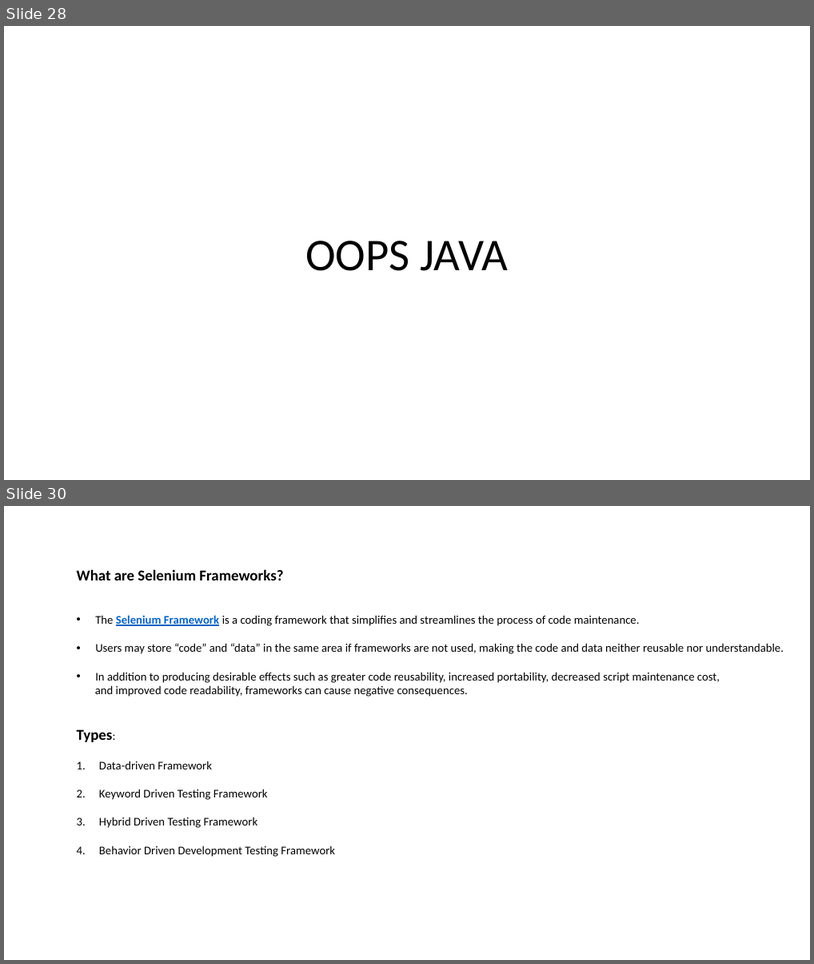
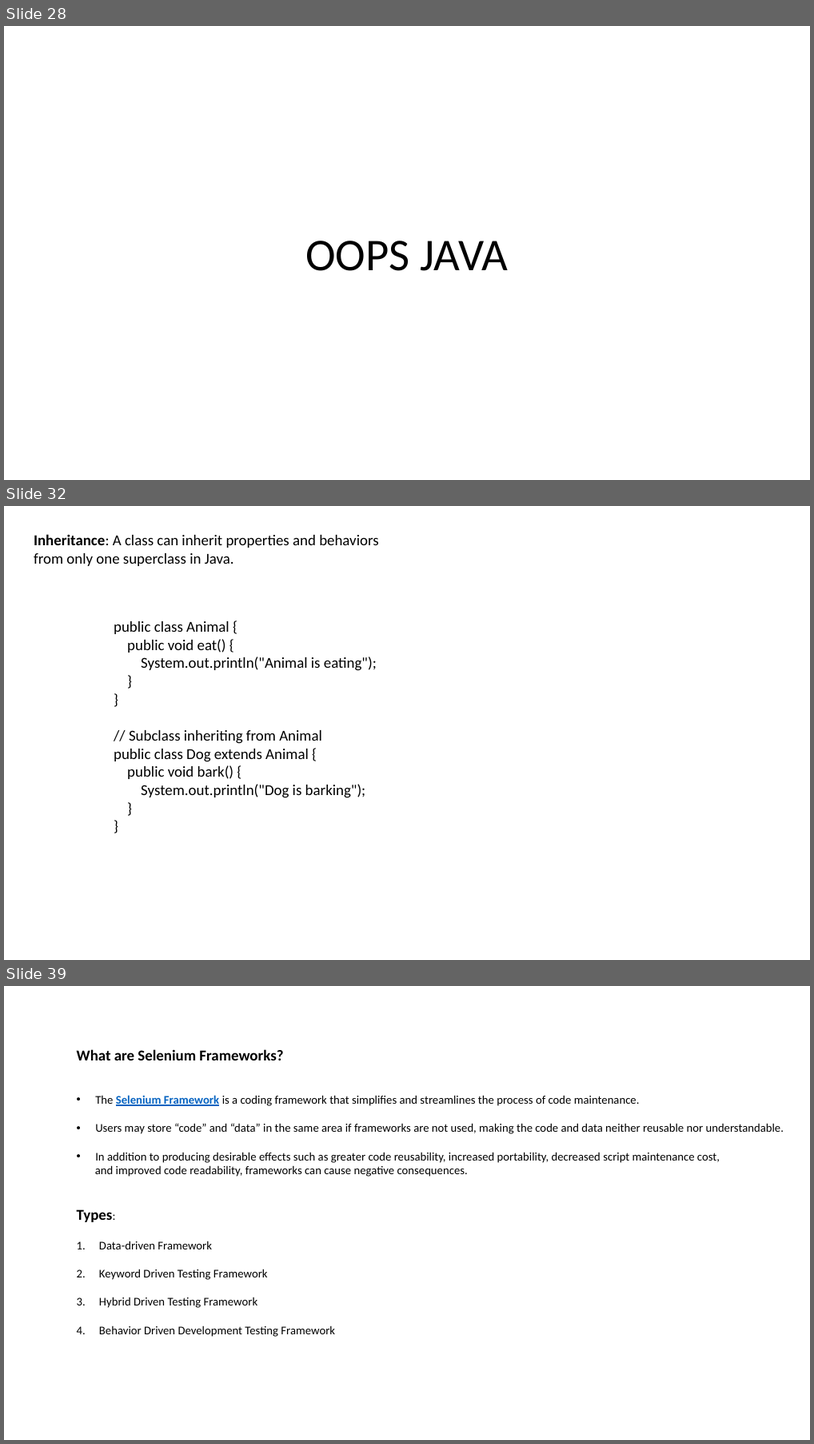
Before and after one commit to SoorajSundar1505/seleniumTraining, a slide deck: Selenium.pptx. Shown one above the other, each under a label of ours: slides 28 and 30 before the commit, slides 28, 32 and 39 after it; the slides between them are not shown. The pictures are 814x964 and 814x1444 pixels, drawn with LibreOffice and Linux fonts; fonts in the diff are those of the drawing. Boxes give left, top, right and bottom in pixels: in the first picture for what was removed or moved away, otherwise in the second. Text is boxed around its words. In the diff, an @@ line names an element or a change of style, - is before the commit and + after.

```diff
--- a/Selenium.pptx
+++ b/Selenium.pptx
@@ slide 32 added at bbox=[4, 506, 810, 960], background #FFFFFF @@
@@ text added at bbox=[34, 534, 378, 566], 18 pt, text #000000 @@
+Inheritance: A class can inherit properties and behaviors
+from only one superclass in Java.
@@ text added at bbox=[114, 621, 377, 798], 18 pt, text #000000 @@
+public class Animal {
+public void eat() {
+System.out.println("Animal is eating");
+}
+}
+// Subclass inheriting from Animal
+public class Dog extends Animal {
+public void bark() {
+System.out.println("Dog is barking");
+}
+}
@@ what was slide 30 is now slide 39 @@
```
Also in this commit, not shown: 8 other slides added.
